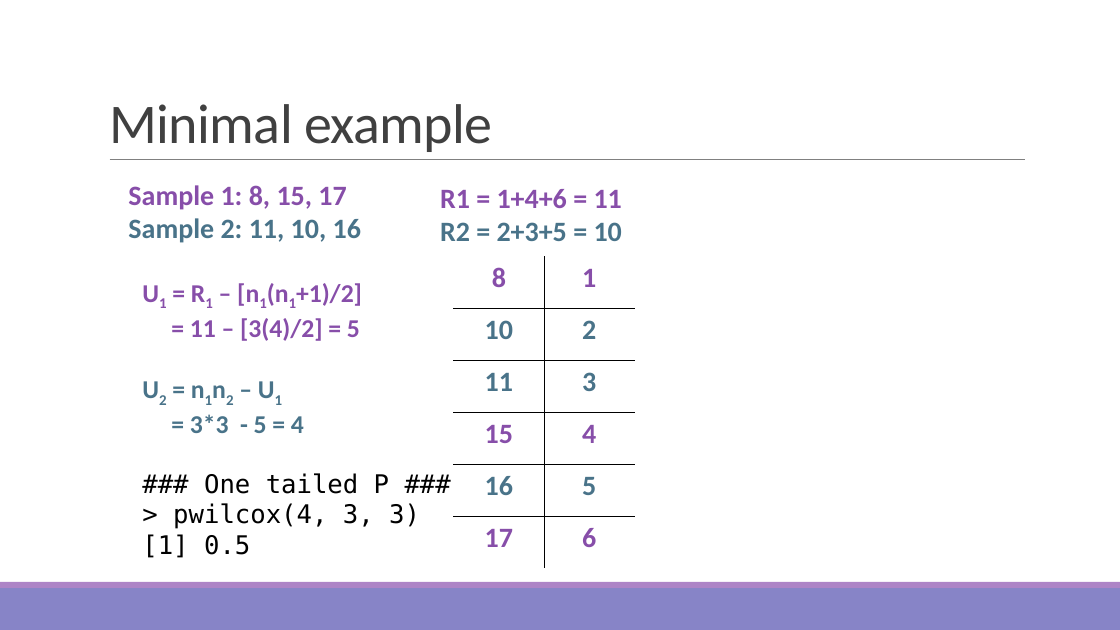
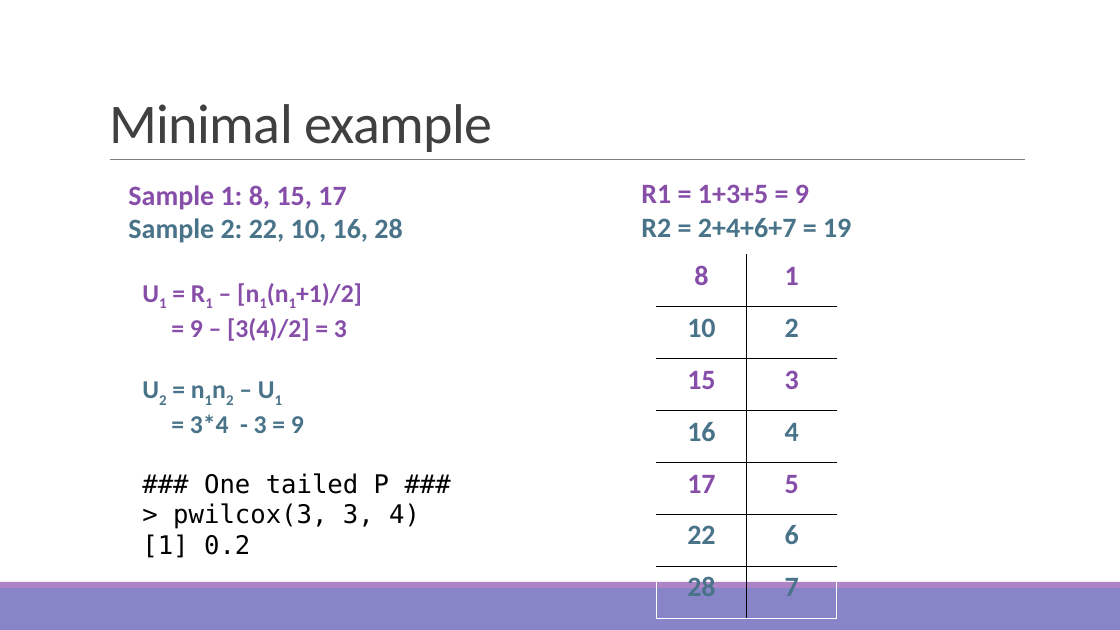
Before and after one commit to sjspielman/bio5312_fall2017, a slide deck: slide 21 of slides/day7_nonparametric_tidyr.pptx. Drawn at 1120x630 pixels with LibreOffice and Linux fonts; fonts in the diff are those of the drawing. Boxes give left, top, right and bottom in pixels: in the first picture for what was removed or moved away, otherwise in the second. Text is boxed around its words. In the diff, an @@ line names an element or a change of style, - is before the commit and + after.

```diff
--- a/slides/day7_nonparametric_tidyr.pptx
+++ b/slides/day7_nonparametric_tidyr.pptx
@@ text at [641,184,851,237]: text changed; text colour #874EA9 to #497389 @@
-R1 = 1+4+6 = 11
-R2 = 2+3+5 = 10
+R1 = 1+3+5 = 9
+R2 = 2+4+6+7 = 19
@@ text at [128,218,402,243]: text changed @@
-Sample 2: 11, 10, 16
+Sample 2: 22, 10, 16, 28
@@ table at [656,255,838,618] @@
-row 3: 11 | 3
-row 4: 15 | 4
-row 5: 16 | 5
-row 6: 17 | 6
+row 3: 15 | 3
+row 4: 16 | 4
+row 5: 17 | 5
+row 6: 22 | 6
+row 7: 28 | 7
@@ table: place and size @@
-table at [454,257,635,569]
+table at [656,255,838,618]
@@ text at [190,283,362,341]: text changed @@
-= 3*3 - 5 = 4
+= 3*4 - 3 = 9
@@ text at [190,318,347,341]: text changed @@
-= 11 – [3(4)/2] = 5
+= 9 – [3(4)/2] = 3
@@ text at [142,503,420,558]: text changed @@
-> pwilcox(4, 3, 3)
-[1] 0.5
+> pwilcox(3, 3, 4)
+[1] 0.2
```
Also in this commit, not shown: 3 other slides changed, 3 slides added, 1 slide removed, 9 other files.
